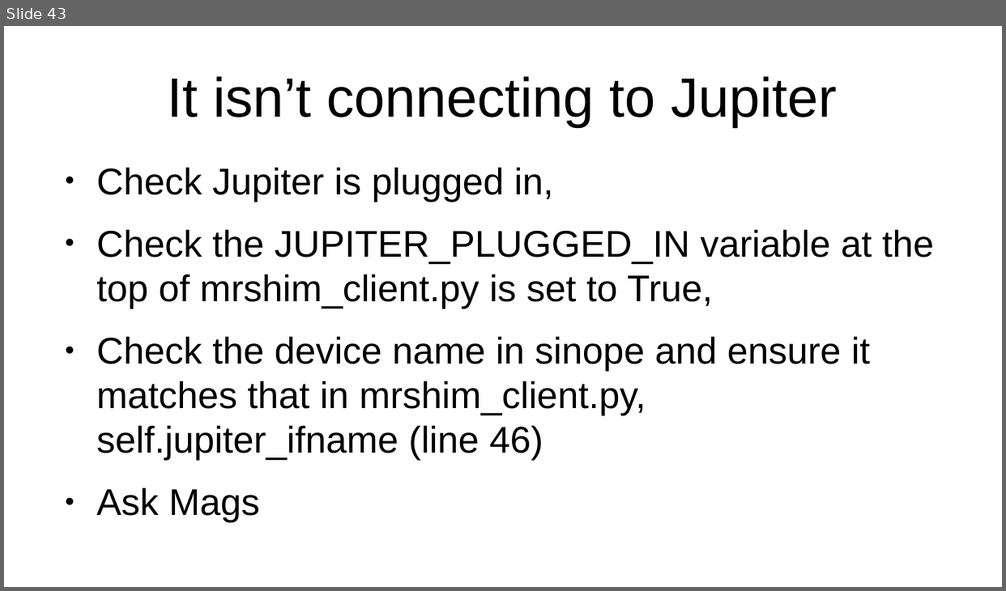
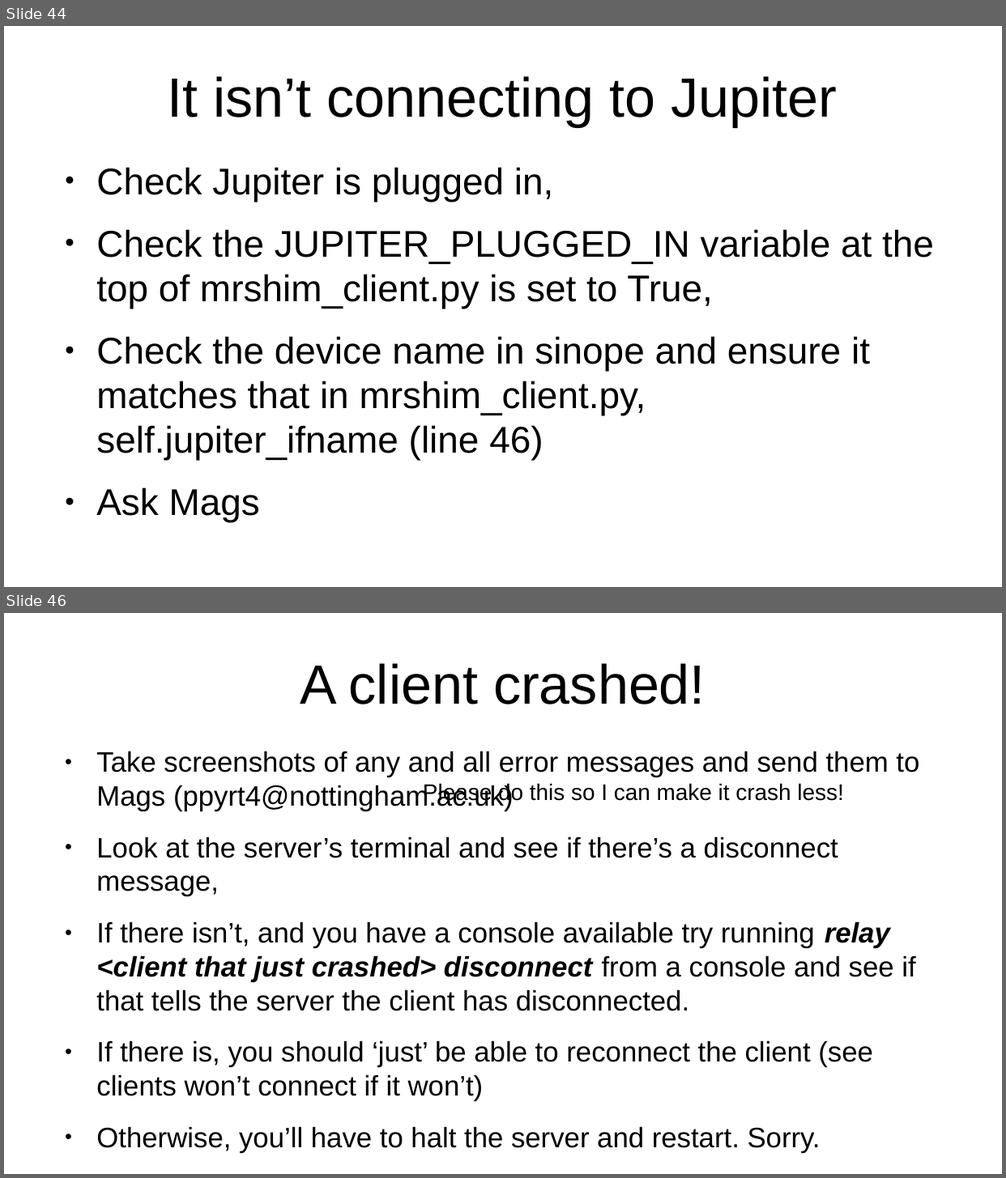
Before and after one commit to seventeenmagpie/skope-mrshim, a slide deck: shimmer/docs/user_guide_with_images.odp. Shown one above the other, each under a label of ours: slide 43 before the commit, slides 44 and 46 after it; the slides between them are not shown. The pictures are 1006x591 and 1006x1178 pixels, drawn with LibreOffice and Linux fonts; fonts in the diff are those of the drawing. Boxes give left, top, right and bottom in pixels: in the first picture for what was removed or moved away, otherwise in the second. Text is boxed around its words. In the diff, an @@ line names an element or a change of style, - is before the commit and + after.

```diff
--- a/shimmer/docs/user_guide_with_images.odp
+++ b/shimmer/docs/user_guide_with_images.odp
@@ slide 46 added at <box>4,613,1002,1174</box>, background #FFFFFF @@
@@ title added at <box>300,663,705,705</box>, 44 pt, text #000000 @@
+A client crashed!
@@ text added at <box>96,751,919,1153</box>, 22.4 pt, text #000000 @@
+● Take screenshots of any and all error messages and send them to Mags (ppyrt4@nottingham.ac.uk)
+● Look at the server’s terminal and see if there’s a disconnect message,
+● If there isn’t, and you have a console available try running relay <client that just crashed> disconnect from a console and see if that tells the server the client has disconnected.
+● If there is, you should ‘just’ be able to reconnect the client (see clients won’t connect if it won’t)
+● Otherwise, you’ll have to halt the server and restart. Sorry.
@@ text added at <box>423,783,843,804</box>, 18 pt, text #000000 @@
+Please do this so I can make it crash less!
@@ what was slide 43 is now slide 44 @@
```
Also in this commit, not shown: 13 slides changed, 3 other slides added, 19 other files.
